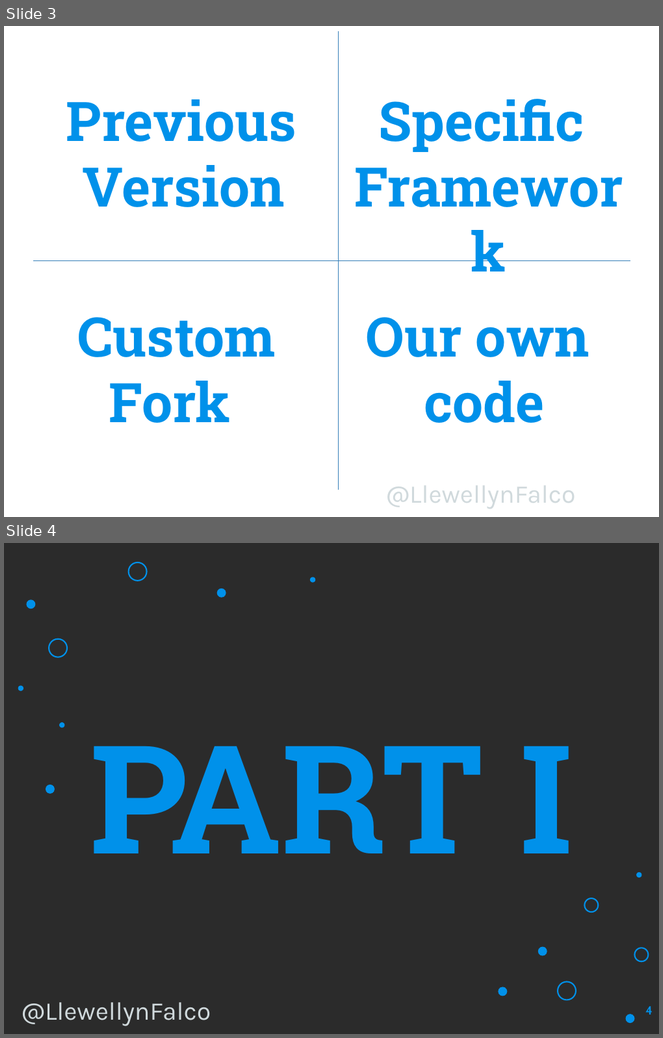
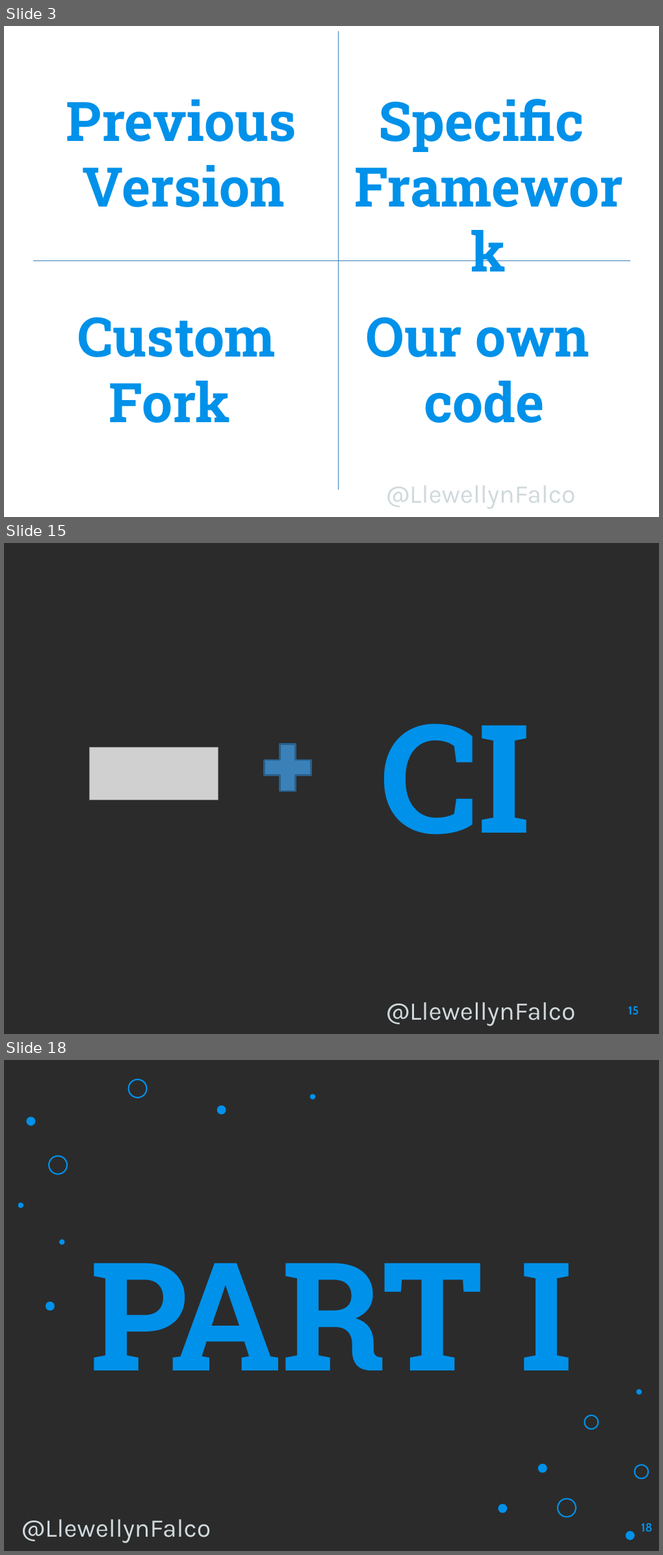
Before and after one commit to isidore/Talk-AvoidingLockIn, a slide deck: Avoiding Lock-In.pptx. Shown one above the other, each under a label of ours: slides 3 and 4 before the commit, slides 3, 15 and 18 after it; the slides between them are not shown. The pictures are 663x1038 and 663x1555 pixels, drawn with LibreOffice and Linux fonts; fonts in the diff are those of the drawing; grey boxes stand for pictures; background and template pictures are left out; a plain dark background stands for a picture behind light text. Boxes give left, top, right and bottom in pixels: in the first picture for what was removed or moved away, otherwise in the second. Text is boxed around its words. In the diff, an @@ line names an element or a change of style, - is before the commit and + after.

```diff
--- a/Avoiding Lock-In.pptx
+++ b/Avoiding Lock-In.pptx
@@ slide 15 added at box(4, 543, 659, 1034), background picture (left out); not listed: 1 template element that a slide beside it also shows @@
@@ plus sign added at box(256, 735, 320, 800), fill #3A81BA, outline #2B5F8A 2 pt @@
@@ text added at box(381, 724, 531, 835), 166 pt, text #0091EA, bold @@
+CI
@@ picture added at box(90, 747, 218, 800) @@
@@ page number added at box(628, 1006, 638, 1015), 13 pt, text #0091EA, bold @@
+15
@@ what was slide 4 is now slide 18 @@
@@ page number at box(641, 1523, 653, 1532): text changed @@
-4
+18
```
Also in this commit, not shown: 1 slide changed, 13 other slides added, 1 other file.
